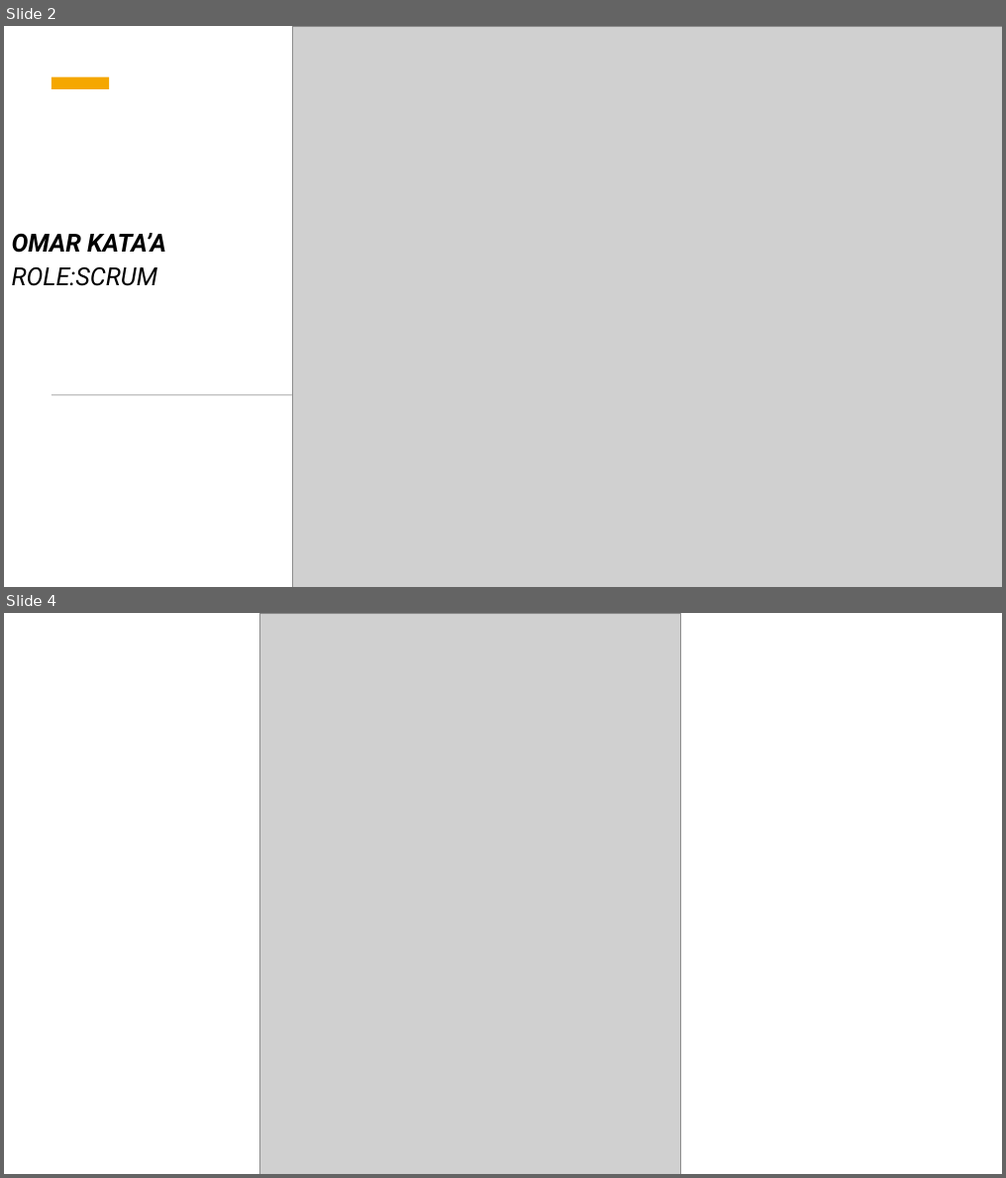
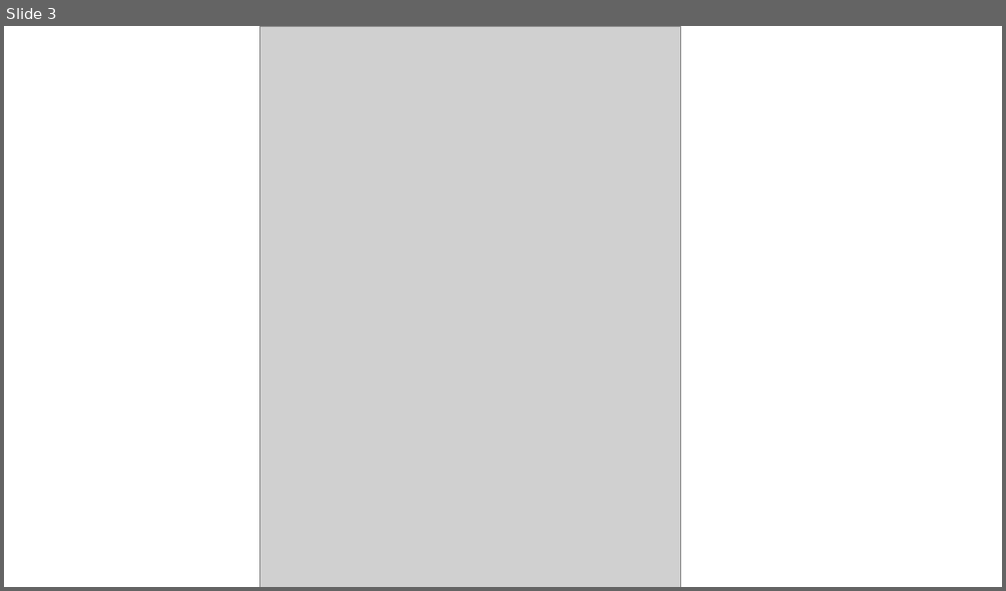
Before and after one commit to C4-TEAM404/MERAKI_Academy_Project_6, a slide deck: HEX_PROJECT_6_MERAKI_ACADEMY_.pptx. Shown one above the other, each under a label of ours: slides 2 and 4 before the commit, slide 3 after it; the slides between them are not shown. The pictures are 1006x1178 and 1006x591 pixels, drawn with LibreOffice and Linux fonts; fonts in the diff are those of the drawing; grey boxes stand for pictures. Boxes give left, top, right and bottom in pixels: in the first picture for what was removed or moved away, otherwise in the second. Text is boxed around its words. In the diff, an @@ line names an element or a change of style, - is before the commit and + after.

```diff
--- a/HEX_PROJECT_6_MERAKI_ACADEMY_.pptx
+++ b/HEX_PROJECT_6_MERAKI_ACADEMY_.pptx
@@ slide 2 removed at (x1=4, y1=26, x2=1002, y2=587), background #FFFFFF @@
@@ picture removed at (x1=292, y1=26, x2=1002, y2=587) @@
@@ rectangle removed at (x1=52, y1=77, x2=109, y2=89) @@
@@ text removed at (x1=12, y1=233, x2=166, y2=286) @@
-OMAR KATA’A
-ROLE:SCRUM
@@ rectangle removed at (x1=52, y1=394, x2=954, y2=396) @@
@@ what was slide 4 is now slide 3 @@
```
Also in this commit, not shown: 3 slides changed, 3 other files.
